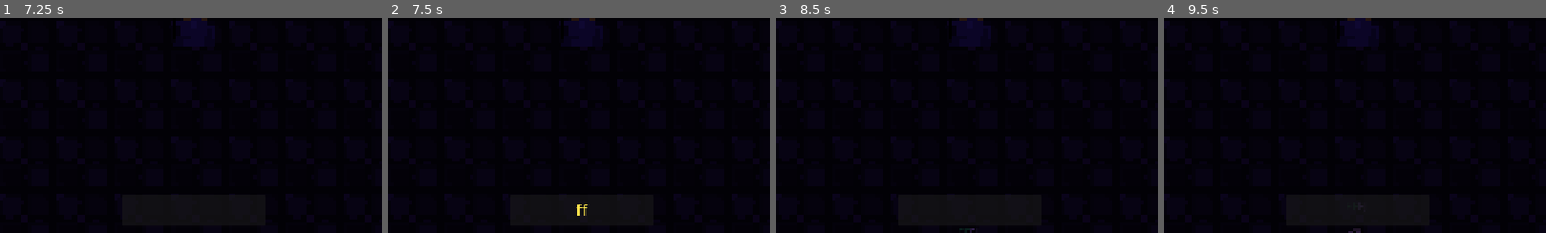
Above: before the commit, frames 1-4 (left to right).
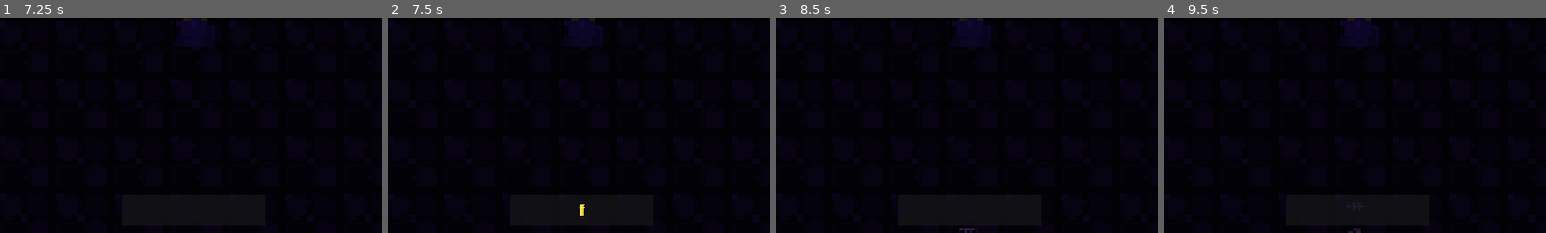
Above: after the commit, the same moments.

Repository: ilya885400/KeyboardWizard
Game: Godot game, scene res://scenes/Main.tscn
The game is run twice, just before and just after one commit, with the same random seed, the same clock (stepped at 60 frames per second) and the same inputs.
Inputs:
- Up to frame 1 (7.25 s): click "★ Урок 1: Домашний ряд: F J […" at 0.5 s; tap Enter (ui_accept) at 1.25, 1.52, 2.27, 2.75, 3.5, 3.77, 4.25, 4.52, 5, 5.27, 5.75, 6.77 s; hold D 1.28-2.03 s; hold Shift 1.28-2.03 s; tap K at 2.1 s; hold J 2.78-3.53 s; hold D 2.78-4.28 s; tap F at 3.6 s; tap M at 4.35 s; tap Shift at 5.1 s; hold K 5.78-6.53 s; hold D from 6.53 s (still down); tap J at 6.6 s
- Up to frame 2 (7.5 s): keep holding D; hold F from 7.28 s (still down)
- Up to frame 3 (8.5 s): keep holding D; tap Enter (ui_accept) at 7.52, 8.27 s; release F at 8.03 s; tap M at 8.1 s
- Up to frame 4 (9.5 s): release D at 8.78 s; hold Shift from 8.78 s (still down)
The pictures show only the part of the screen within x 25-75%, y 50-100%; the shares and areas given below are measured in that part.

Frame 1 is identical in both runs. In frame 2, 0.1% of the frame differs, in the area x 49-53%, y 86-92%; in frame 3, less than 0.1%; in frame 4, less than 0.1%.

Commit message:
подправил ввод текста, работает не идеально но сильно лучше

Diff:
--- a/scripts/player.gd
+++ b/scripts/player.gd
@@ -165,7 +165,7 @@
 
 
 # ─────────────────────────────────────────
-# ВВОД БУКВ
+# ВВОД БУКВ (ДИНАМИЧЕСКОЕ ПЕРЕКЛЮЧЕНИЕ ЦЕЛЕЙ)
 # ─────────────────────────────────────────
 func _unhandled_input(event: InputEvent) -> void:
 	if Input.is_key_pressed(KEY_SHIFT):
@@ -177,30 +177,55 @@
 
 
 func _process_letter(letter: String) -> void:
+	# СЦЕНАРИЙ 1: У нас нет активной цели (начинаем вводить новое слово)
 	if target_enemy == null or not is_instance_valid(target_enemy):
-		_find_target_by_letter(letter)
-
-	if target_enemy != null and is_instance_valid(target_enemy):
-		var word: String = target_enemy.get_word()
-		var expected_letter: String = word[current_input.length()]
-
-		if letter == expected_letter:
-			current_input += letter
-			target_enemy.highlight_progress(current_input.length())
-			if current_input.length() >= word.length():
-				target_enemy._assign_new_word()
-				_shoot_projectile(target_enemy)
-				current_input = ""
-				target_enemy = null
+		var found := _find_and_lock_target(letter)
+		if found:
+			emit_signal("letter_correct")
 		else:
+			emit_signal("letter_error")
+		_update_input_display()
+		return
+
+	# СЦЕНАРИЙ 2: Цель уже захвачена, проверяем её следующую букву
+	var word: String = target_enemy.get_word()
+	var expected_letter: String = word[current_input.length()]
+
+	if letter == expected_letter:
+		# Буква подошла текущему врагу
+		current_input += letter
+		target_enemy.highlight_progress(current_input.length())
+		emit_signal("letter_correct")
+
+		# Если слово полностью дописано
+		if current_input.length() >= word.length():
+			emit_signal("word_completed")
+			target_enemy._assign_new_word()
+			_shoot_projectile(target_enemy)
 			current_input = ""
-			target_enemy  = null
-			_find_target_by_letter(letter)
+			target_enemy = null
+	else:
+		# ОШИБКА: Набранная буква не подходит текущему врагу.
+		emit_signal("letter_error")
+
+		# Снимаем фокус и сбрасываем подсветку со старого врага
+		target_enemy.highlight_progress(0)
+		target_enemy = null
+		current_input = ""
+
+		# МГНОВЕННОЕ ПЕРЕКЛЮЧЕНИЕ:
+		# Проверяем, может эта "ошибочная" буква является началом слова для другого врага?
+		var found_other := _find_and_lock_target(letter)
+		if found_other:
+			# Если нашли, то для нового врага эта буква сразу засчитывается как правильный старт!
+			emit_signal("letter_correct")
 
 	_update_input_display()
 
 
-func _find_target_by_letter(letter: String) -> void:
+# Вспомогательный метод: ищет ближайшего врага на указанную букву и захватывает его
+# Возвращает true, если враг найден и захвачен
+func _find_and_lock_target(letter: String) -> bool:
 	var enemies := get_tree().get_nodes_in_group("enemies")
 	var closest_distance := INF
 	var closest_enemy: Node = null
@@ -219,7 +244,9 @@
 		target_enemy = closest_enemy
 		current_input = letter
 		target_enemy.highlight_progress(1)
-
+		return true
+
+	return false
 
 func _shoot_projectile(enemy: Node) -> void:
 	if projectile_scene == null:
